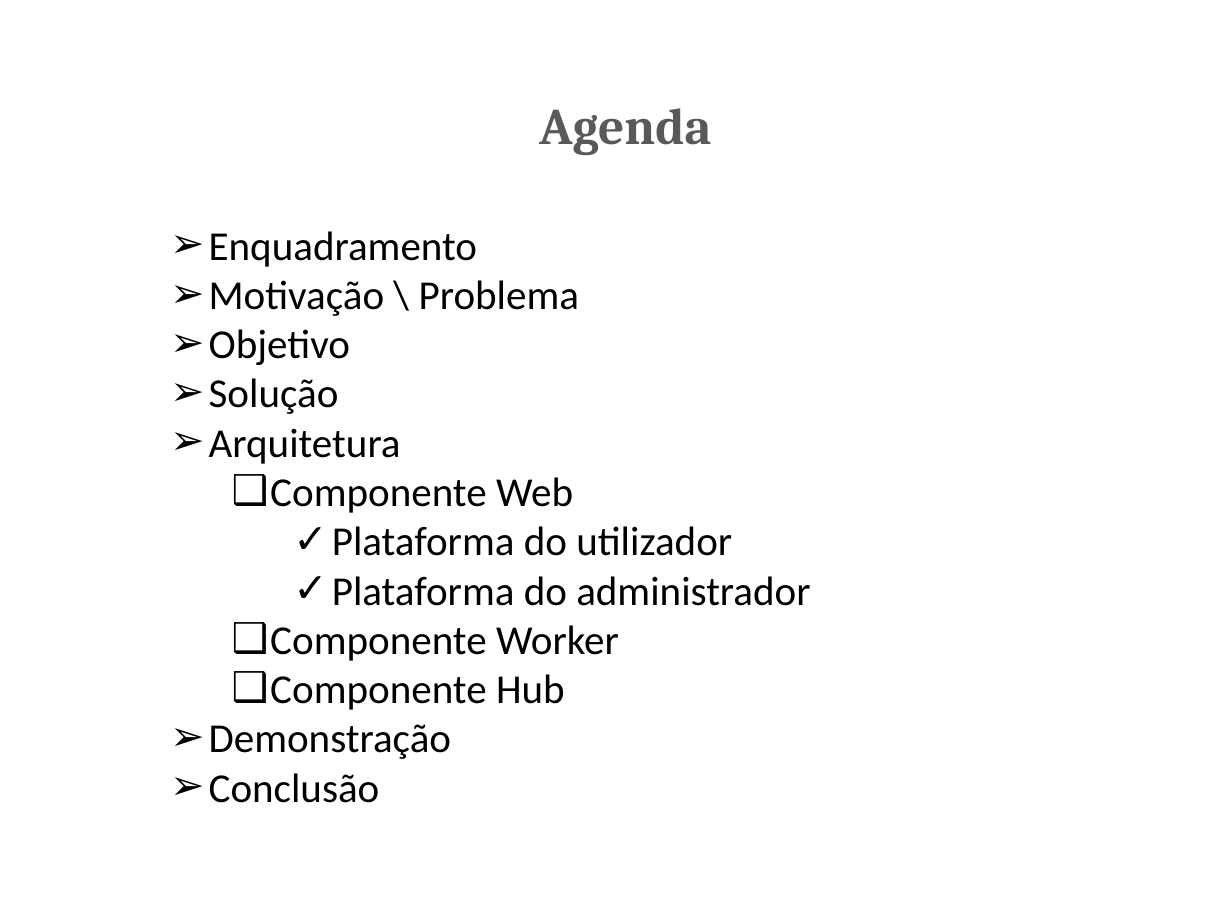
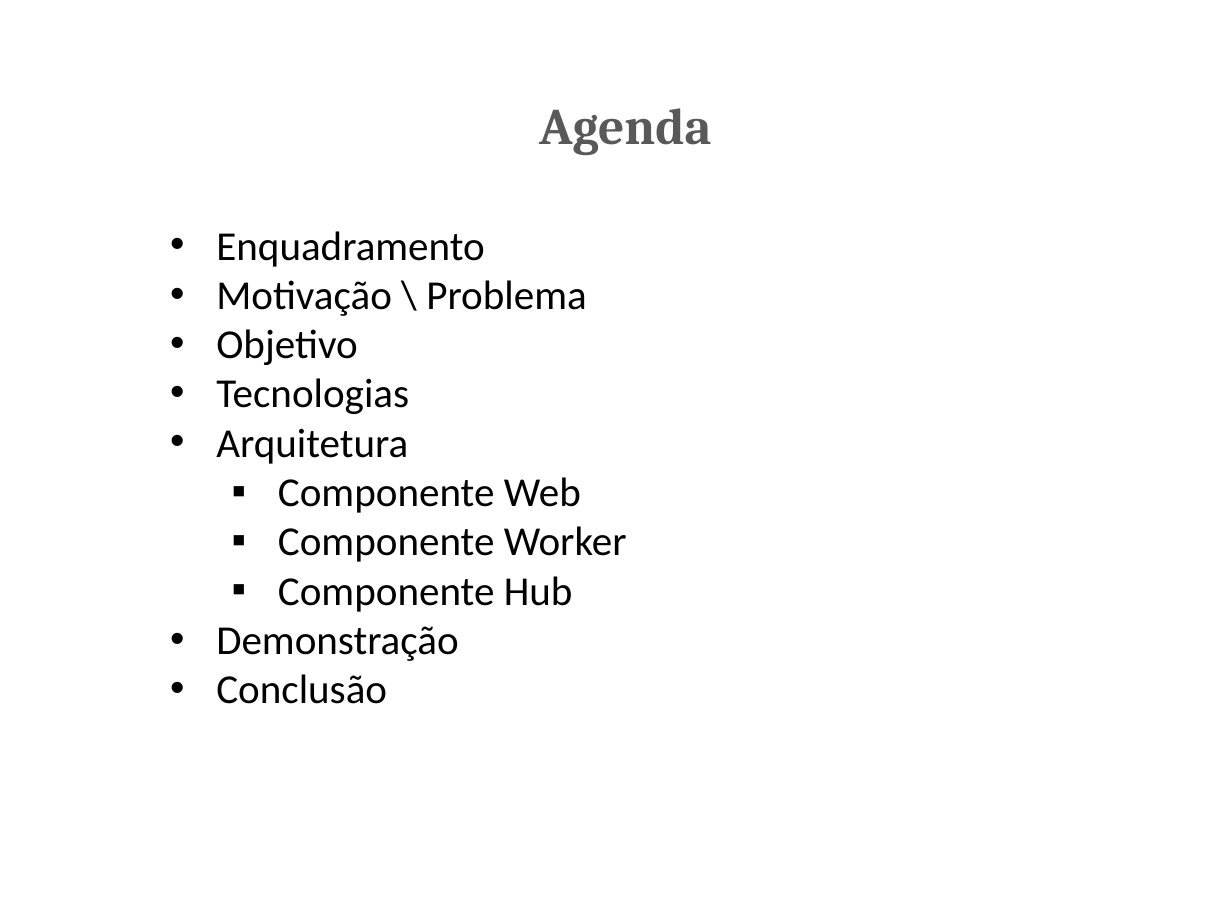
Before and after one commit to marcinschi-iuri/ciaasDocs, a slide deck: slide 2 of PCIS.pptx. Drawn at 1232x924 pixels with LibreOffice and Linux fonts; fonts in the diff are those of the drawing. Boxes give left, top, right and bottom in pixels: in the first picture for what was removed or moved away, otherwise in the second. Text is boxed around its words. In the diff, an @@ line names an element or a change of style, - is before the commit and + after.

```diff
--- a/PCIS.pptx
+++ b/PCIS.pptx
@@ text at [216,231,627,704]: bullet ➢ to •; bullet ❑ to ▪ @@
@@ text at [216,378,409,414]: text changed @@
-➢ Solução
+• Tecnologias
@@ text at [332,526,810,606]: paragraphs removed @@
-    ✓ Plataforma do utilizador
-    ✓ Plataforma do administrador
```
Also in this commit, not shown: 12 other slides changed, 8 slides added, 2 other files.
